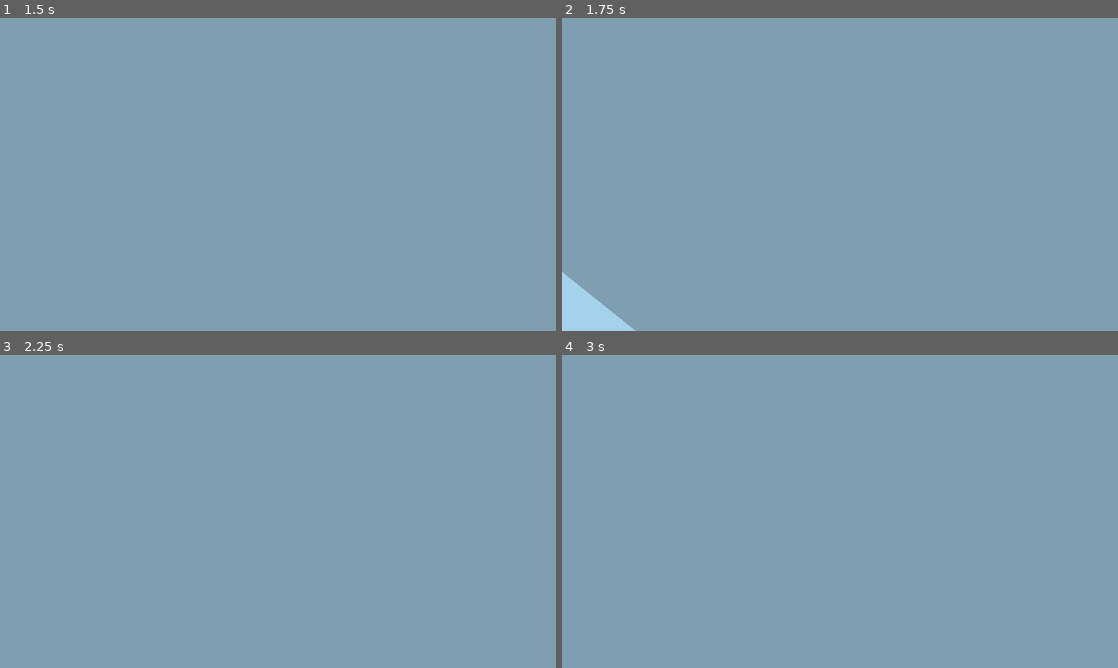
Above: before the commit, frames 1-4 (two rows, left to right).
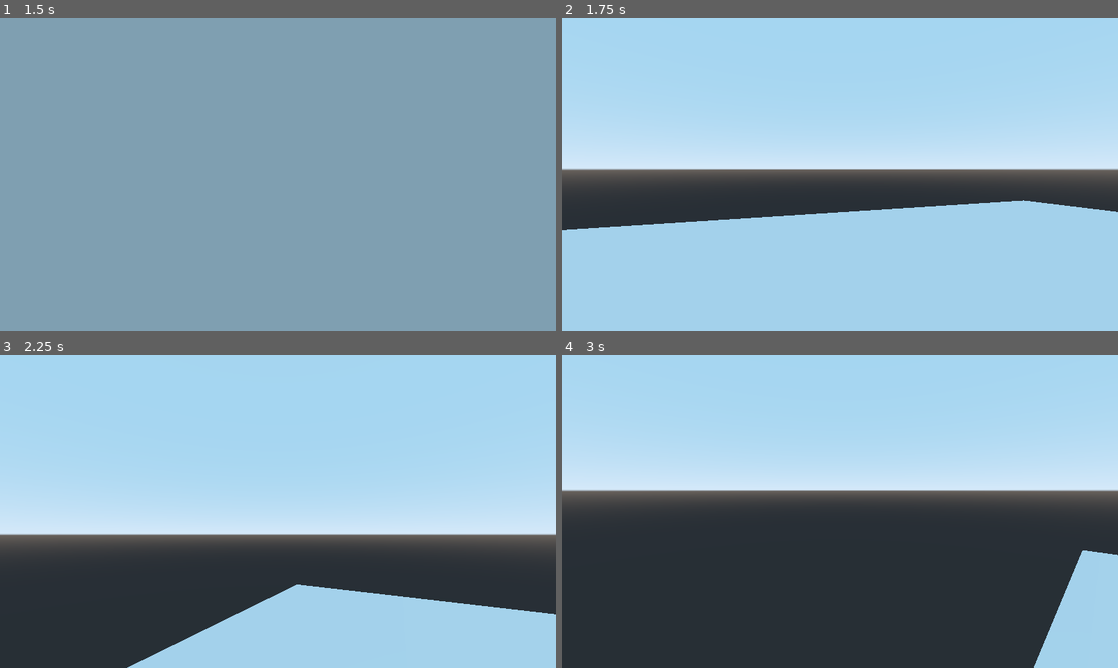
Above: after the commit, the same moments.

Repository: duckinator/nyoom
Game: Godot game, scene res://Main.tscn
Same seed, same stepped clock (60 frames per second), same inputs: the game is played once before the commit and once after it.
Inputs (mouse positions are in pixels of both pictures, inside the frame that each line leads up to):
- Up to frame 1 (1.5 s): tap Enter at 0.5 s; move the mouse to (305, 174) at 0.52 s; hold W (movement_forward) from 0.53 s (still down); right-click (305, 174) at 0.6 s; tap Space (movement_jump) at 0.77 s; move the mouse to (250, 174) at 1.27 s; click (250, 174) at 1.35 s
- Up to frame 2 (1.75 s): keep holding W (movement_forward); tap Space (movement_jump) at 1.52 s; right-click (812, 174) at 1.55 s
- Up to frame 3 (2.25 s): keep holding W (movement_forward); move the mouse to (289, 505) at 2.02 s; right-click (289, 505) at 2.1 s
- Up to frame 4 (3 s): keep holding W (movement_forward); move the mouse to (834, 517) at 2.77 s; right-click (834, 517) at 2.85 s

Frame 1 is identical in both runs. In frame 2, 99% of the frame differs, in the area x 0-100%, y 0-100%; in frame 3, 100%; in frame 4, 100%.

Commit message:
eh?

Diff:
--- a/src/Player.gd
+++ b/src/Player.gd
@@ -51,7 +51,9 @@
 
 	translation = bullet.translation
 	# TODO: Properly figure out rotation bullshit. This will be tricky.
-	#rotation = bullet.rotation
+	rotation = bullet.rotation
+	#vel = bullet.angular_velocity * 5
+	#vel = bullet.global_transform * bullet.angular_velocity
 	#move_and_slide(bullet.angular_velocity)
 	bullet.queue_free()
 
